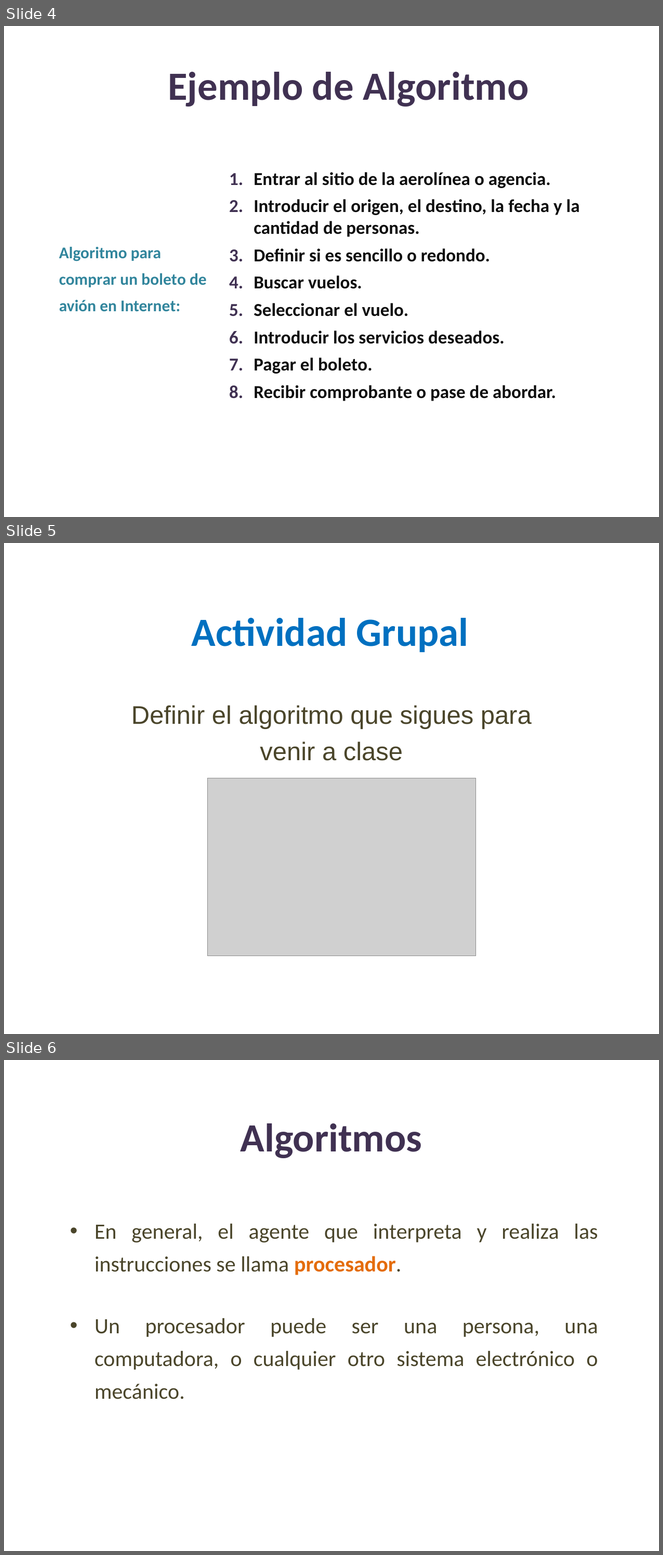
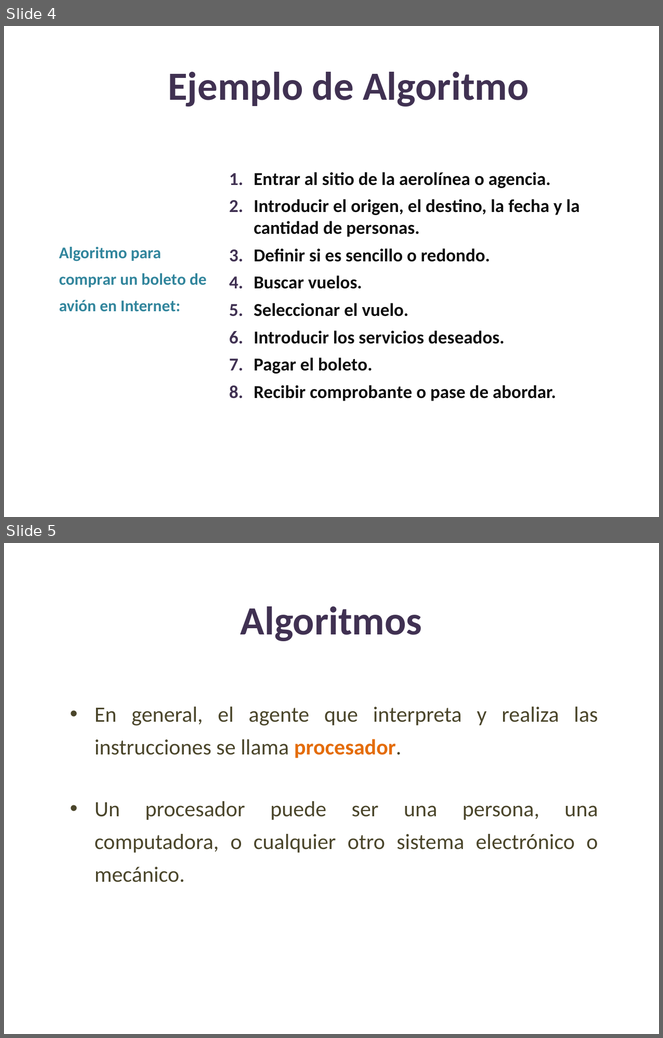
Before and after one commit to lizetheP/Tecnologias, a slide deck: Calendario/Presentaciones/1_IntroduccionAlgoritmosProgramas.pptx. Shown one above the other, each under a label of ours: slides 4, 5 and 6 before the commit, slides 4 and 5 after it. The pictures are 663x1555 and 663x1038 pixels, drawn with LibreOffice and Linux fonts; fonts in the diff are those of the drawing; grey boxes stand for pictures. Boxes give left, top, right and bottom in pixels: in the first picture for what was removed or moved away, otherwise in the second. Text is boxed around its words. In the diff, an @@ line names an element or a change of style, - is before the commit and + after.

```diff
--- a/Calendario/Presentaciones/1_IntroduccionAlgoritmosProgramas.pptx
+++ b/Calendario/Presentaciones/1_IntroduccionAlgoritmosProgramas.pptx
@@ slide 5 removed at [4, 543, 659, 1034], background #FFFFFF @@
@@ text removed at [192, 618, 469, 652] @@
-Actividad Grupal
@@ text removed at [131, 705, 532, 761] @@
-Definir el algoritmo que sigues para venir a clase
@@ picture removed at [208, 778, 476, 956] @@
@@ what was slide 6 is now slide 5 @@
```
Also in this commit, not shown: 2 slides changed, 1 other file.
